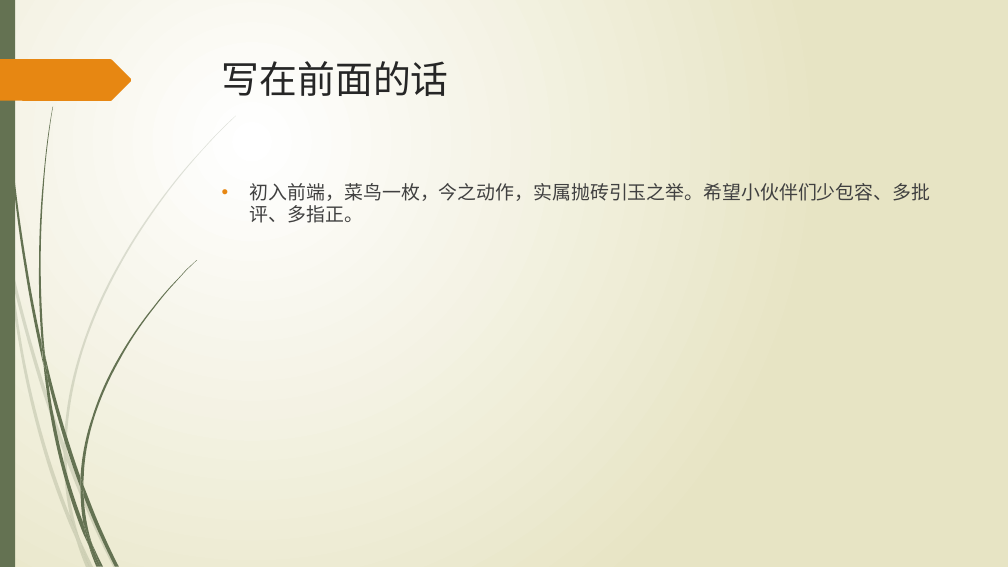
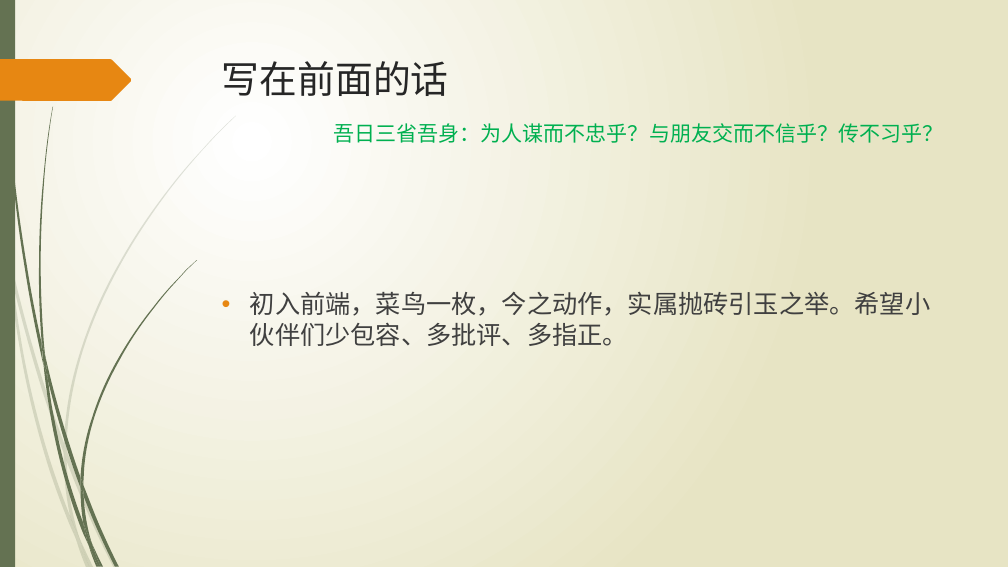
Before and after one commit to wangweihui/sassdemo, a slide deck: slide 2 of SASS愈行愈远.pptx. Drawn at 1008x567 pixels with LibreOffice and Linux fonts; fonts in the diff are those of the drawing. Boxes give left, top, right and bottom in pixels: in the first picture for what was removed or moved away, otherwise in the second. Text is boxed around its words. In the diff, an @@ line names an element or a change of style, - is before the commit and + after.

```diff
--- a/SASS愈行愈远.pptx
+++ b/SASS愈行愈远.pptx
@@ text added at bbox=[334, 120, 944, 146], 20 pt, text #00B050 @@
+吾日三省吾身：为人谋而不忠乎？与朋友交而不信乎？传不习乎？
@@ text "初入前端，菜鸟一枚，今之动作，实属抛砖引玉之举。希望小伙伴们少包容、多批评、多指正。": place and size @@
-text "初入前端，菜鸟一枚，今之动作，实属抛砖引玉之举。希望小伙伴们少包容、多批评、多指正。" at bbox=[250, 179, 930, 223]
+text "初入前端，菜鸟一枚，今之动作，实属抛砖引玉之举。希望小伙伴们少包容、多批评、多指正。" at bbox=[250, 292, 930, 346]
@@ text "初入前端，菜鸟一枚，今之动作，实属抛砖引玉之举。希望小伙伴们少包容、多批评、多指正。" at bbox=[250, 292, 930, 346]: size 18 to 24 pt @@
```
Also in this commit, not shown: 4 other slides changed.
